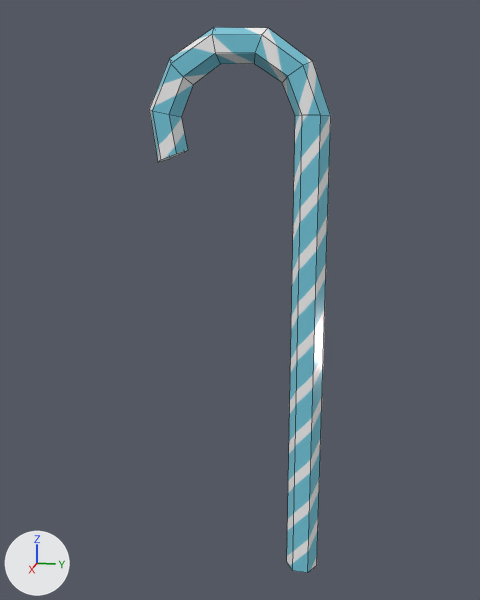
A saved change to the FBX model Assets/Models/LaskaZolta.fbx.
Rendered twice from a 50 mm camera at (6.01, 0.56, 4.28) aimed at (-0.04, -0.65, 2.77). Lighting does not change. The marker at lower left points along +X, +Y and +Z. Mesh edges are drawn as thin lines. Where no turn or scale is listed for an object, it has been applied to the vertices.

Names of what the first picture shows: 'LaskaZolta'.
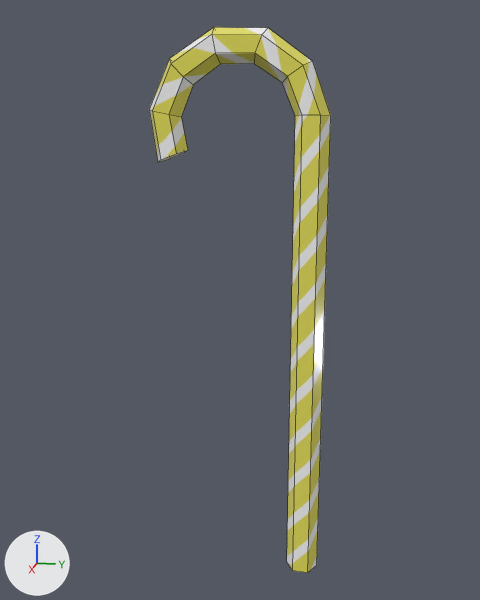
Edits to the bpy script that builds the scene:
```text
Add img_laskazolta_png:
    img_laskazolta_png = load_image('LaskaZolta.png', '_unpacked/LaskaZolta.png', 1024, 1024, 'sRGB')
Add mat_material_020:
    mat_material_020 = principled_material('Material.020')
    mat_material_020.texture = img_laskazolta_png  # with its transparency
    mat_material_020.roughness = 0.127
Change me_cylinder_004:
    where me_cylinder_004.from_pydata(...)  # 48 vertices, 44 faces; spans x -0.13..0.13, y -1.49..0.15, z 0.03..5.2
    remove me_cylinder_004.materials.append(mat_material_010)  # picture img_laskaniebieska_png
    add me_cylinder_004.materials.append(mat_material_020)  # picture img_laskazolta_png
```

Where the change shows, as pixel boxes [x1, y1, x2, y2] in the pictures (480 x 600 px):
'LaskaZolta', recoloured (cyan to yellow)
    both: [149, 27, 331, 573]
